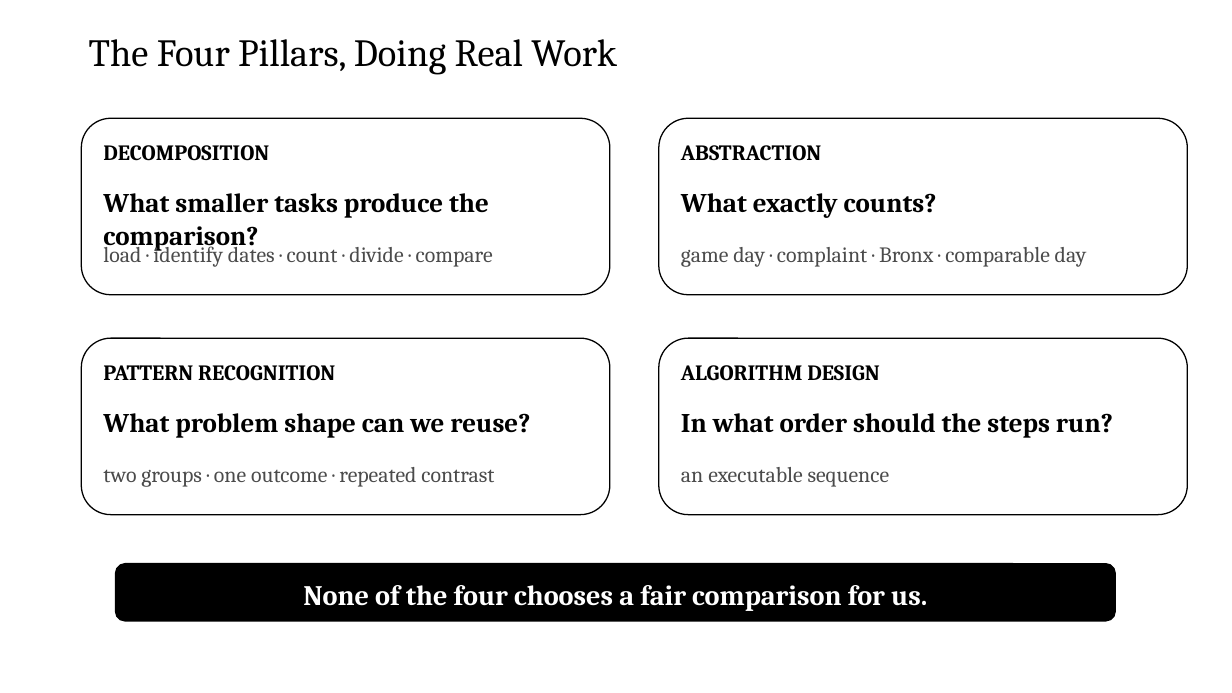
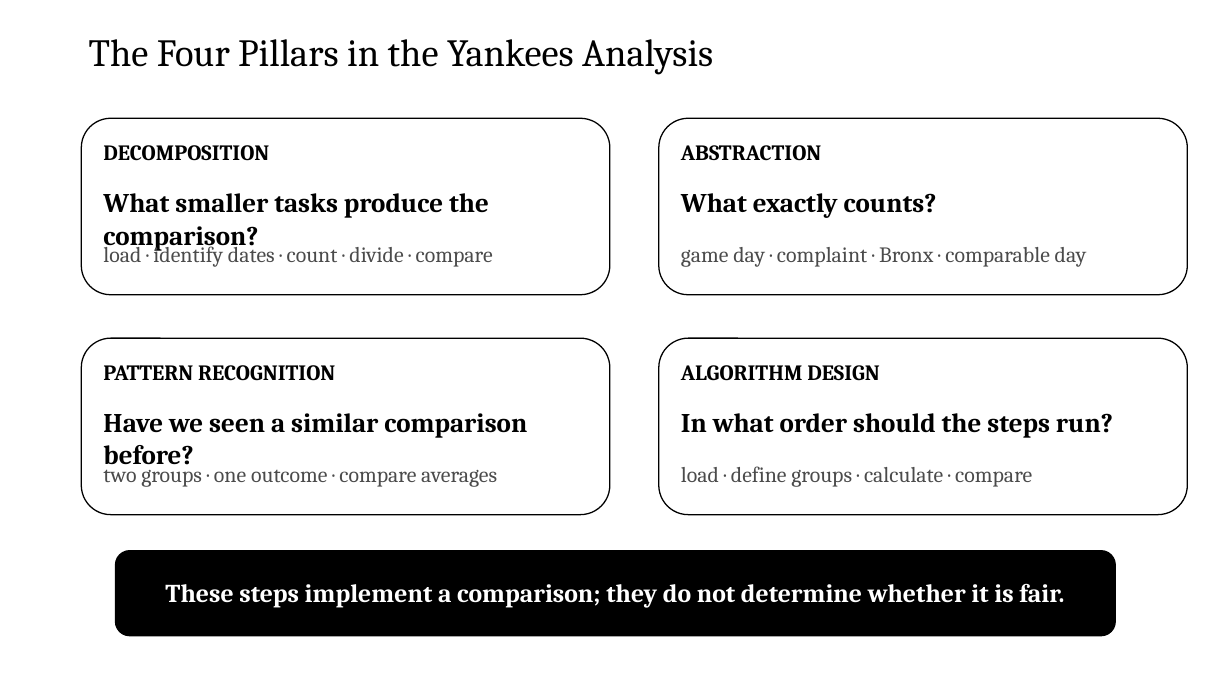
Before and after one commit to zjelveh/zjelveh.github.io, a slide deck: slide 20 of files/ccjs418e_fall2026/lecture_1.pptx (slide 21 before the commit). Drawn at 1232x693 pixels with LibreOffice and Linux fonts; fonts in the diff are those of the drawing. Boxes give left, top, right and bottom in pixels: in the first picture for what was removed or moved away, otherwise in the second. Text is boxed around its words. In the diff, an @@ line names an element or a change of style, - is before the commit and + after.

```diff
--- a/files/ccjs418e_fall2026/lecture_1.pptx
+++ b/files/ccjs418e_fall2026/lecture_1.pptx
@@ text at bbox=[89, 39, 713, 75]: text changed @@
-The Four Pillars, Doing Real Work
+The Four Pillars in the Yankees Analysis
@@ text at bbox=[103, 413, 527, 471]: text changed @@
-What problem shape can we reuse?
+Have we seen a similar comparison before?
@@ text at bbox=[103, 462, 497, 487]: text changed @@
-two groups · one outcome · repeated contrast
+two groups · one outcome · compare averages
@@ text at bbox=[681, 466, 1032, 487]: text changed @@
-an executable sequence
+load · define groups · calculate · compare
@@ rounded rectangle: place and size @@
-rounded rectangle at bbox=[116, 564, 1116, 621]
+rounded rectangle at bbox=[116, 551, 1116, 636]
@@ text "These steps implement a comparison; ..." at bbox=[165, 583, 1064, 608]: vertical alignment top to middle @@
@@ text at bbox=[165, 583, 1064, 608]: text changed; size 22 to 20 pt @@
-None of the four chooses a fair comparison for us.
+These steps implement a comparison; they do not determine whether it is fair.
```
Also in this commit, not shown: 14 other slides changed, 2 slides removed.
